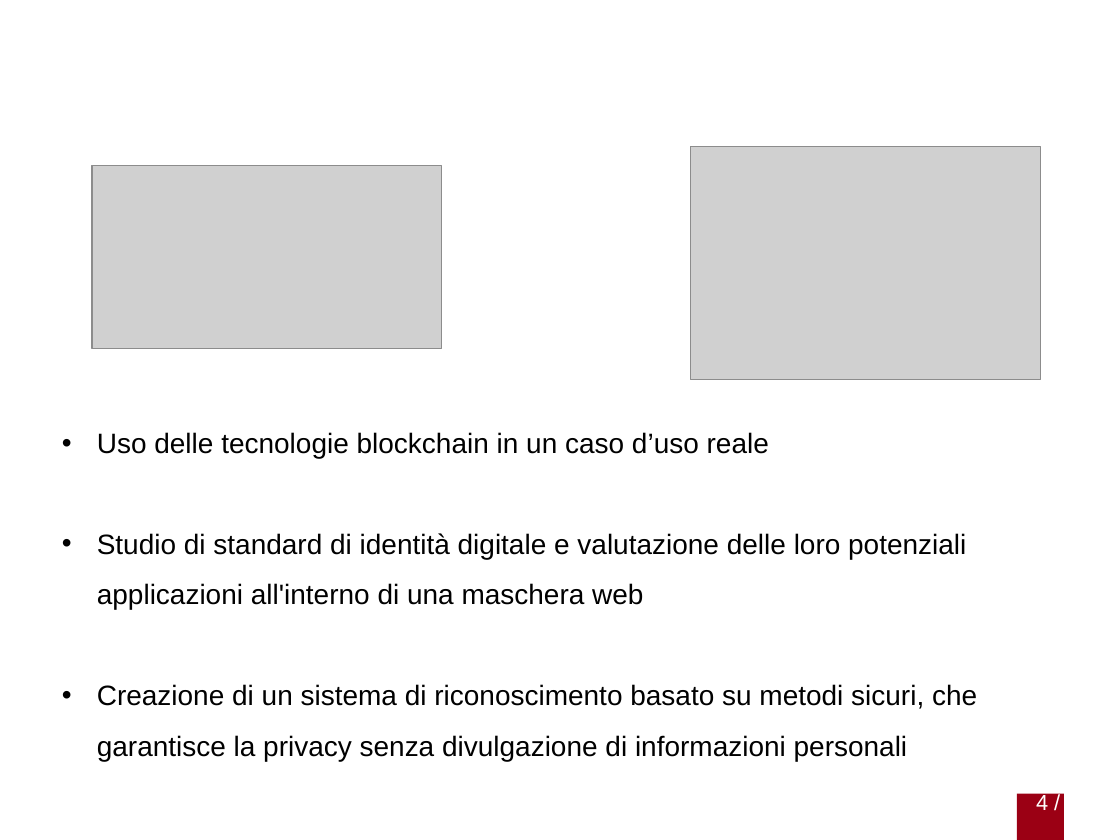
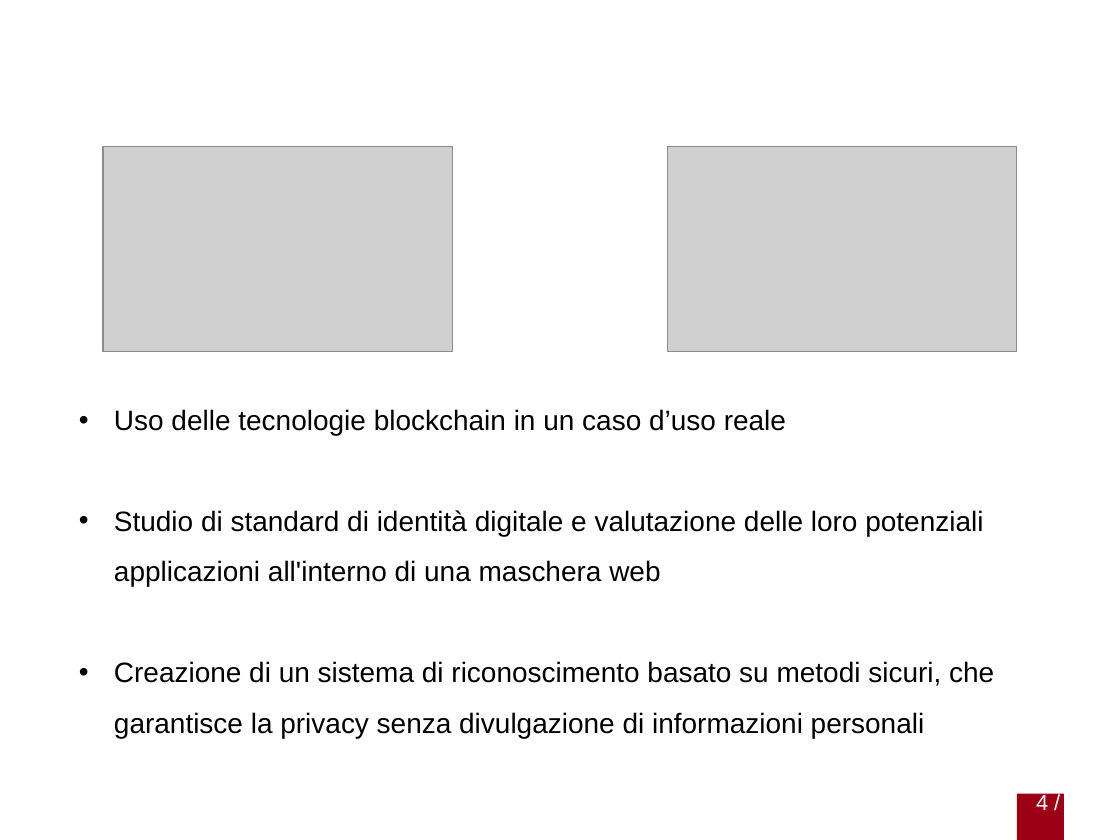
Before and after one commit to gabrielrovesti/Stage-e-Tesi-Triennale-UniPD, a slide deck: slide 4 of Presentazione/Presentazione Gabriel Rovesti.pptx. Drawn at 1120x840 pixels with LibreOffice and Linux fonts; fonts in the diff are those of the drawing; grey boxes stand for pictures; background and template pictures are left out. Boxes give left, top, right and bottom in pixels: in the first picture for what was removed or moved away, otherwise in the second. Text is boxed around its words. In the diff, an @@ line names an element or a change of style, - is before the commit and + after.

```diff
--- a/Presentazione/Presentazione Gabriel Rovesti.pptx
+++ b/Presentazione/Presentazione Gabriel Rovesti.pptx
@@ picture: place and size @@
-picture at bbox=[92, 166, 441, 348]
+picture at bbox=[103, 146, 452, 352]
@@ picture: place and size @@
-picture at bbox=[691, 147, 1040, 380]
+picture at bbox=[668, 146, 1017, 352]
@@ text "Uso delle tecnologie blockchain in ...": place and size @@
-text "Uso delle tecnologie blockchain in ..." at bbox=[97, 432, 977, 761]
+text "Uso delle tecnologie blockchain in ..." at bbox=[114, 409, 994, 738]
```
Also in this commit, not shown: 10 other slides changed, 2 other files.
